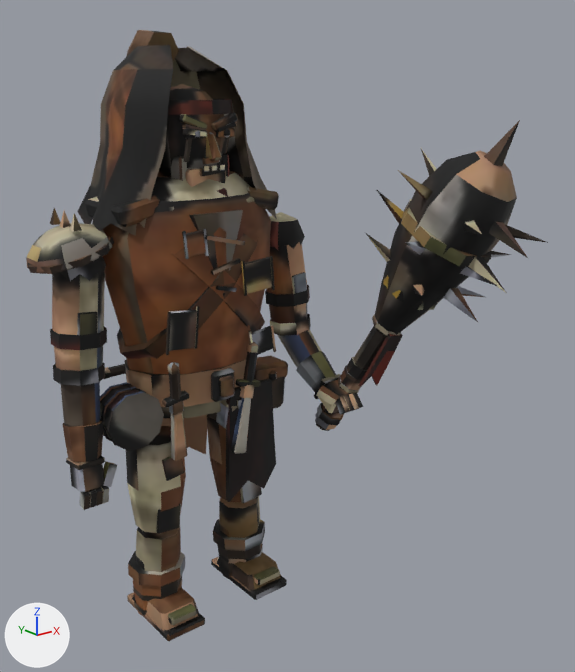
The glTF model public/models/bandit.glb: old version first, new version second.
Both versions are drawn from a camera (50 mm lens) standing at (-1.34, -2.19, 1.77) and looking at (0.22, -0.23, 0.99). Every picture has the same lights, and +X, +Y and +Z are marked at lower left. The first picture is the older version. Where no turn or scale is listed for an object, it has been applied to the vertices. Vertices at exactly the same position are counted once.

The first picture shows 'ArmL', 'ArmR', 'Head', 'LegL', 'LegR', 'Torso', 'Weapon'.
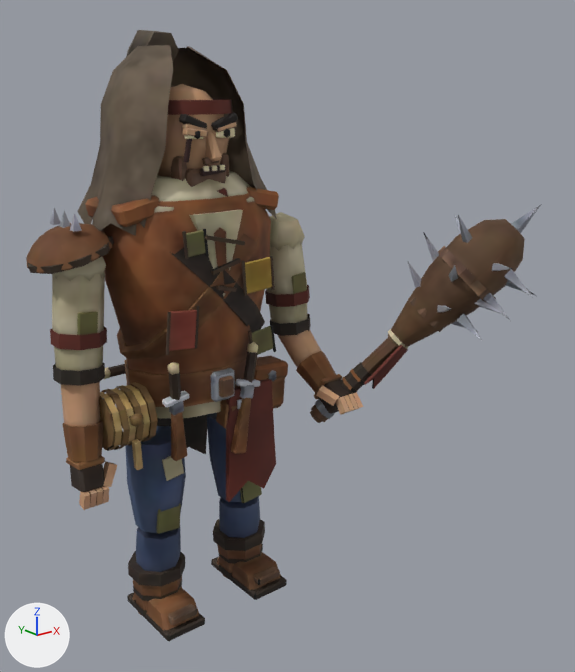
Pixel boxes [x1, y1, x2, y2] of what changed, in the pictures (575 x 672 px):
'Weapon', reshaped (30% shorter)
    before: [315, 120, 548, 431]
    after: [310, 205, 541, 423]
part 1 of me_arml, surface changed
    both: [26, 208, 117, 510]
part 2 of me_armr, surface changed
    both: [265, 219, 363, 415]
part 3 of me_head, surface changed (lighter)
    both: [77, 30, 276, 236]
part 4 of me_legl, surface changed
    both: [126, 426, 205, 641]
part 5 of me_legr, surface changed
    both: [207, 413, 284, 600]
part 6 of me_torso, added (brown)
    after: [99, 397, 116, 450]
part 7 of me_torso, added
    after: [129, 387, 158, 438]
part 8 of me_torso, added
    after: [129, 413, 144, 427]
part 9 of me_torso, added
    after: [100, 392, 122, 451]
part 10 of me_torso, added (brown)
    after: [100, 389, 130, 450]
part 11 of me_torso, added
    after: [106, 388, 136, 446]
part 12 of me_torso, added
    after: [110, 385, 144, 446]
part 13 of me_torso, added
    after: [116, 385, 150, 441]
part 14 of me_torso, added (brown)
    after: [124, 382, 158, 442]
part 15 of me_torso, deleted
    before: [100, 387, 146, 441]
part 16 of me_torso, built on
    before: [100, 382, 164, 451]
    after: [132, 439, 143, 470]
part 17 of me_torso, surface changed
    both: [85, 171, 288, 502]

The change, as a list of edits to the scene's bpy script:
```text
Change me_arml:
    where me_arml.from_pydata(...)  # 313 vertices, 526 faces; spans x -0.151..0.103, y -0.128..0.128, z -0.716..0.185
    me_arml part 1: 502 kept faces spanning x -0.151..0.103, y -0.128..0.128, z -0.716..0.185 get new texture (UV) coordinates
Change me_armr:
    where me_armr.from_pydata(...)  # 234 vertices, 388 faces; spans x -0.085..0.111, y -0.333..0.085, z -0.581..0.105
    me_armr part 2: 370 kept faces spanning x -0.085..0.111, y -0.333..0.085, z -0.581..0.08 get new texture (UV) coordinates
Change me_head:
    where me_head.from_pydata(...)  # 787 vertices, 1372 faces; spans x -0.343..0.343, y -0.177..0.355, z -0.358..0.323
    me_head part 3: 1343 kept faces spanning x -0.343..0.343, y -0.177..0.355, z -0.358..0.323 get new texture (UV) coordinates
Change me_legl:
    where me_legl.from_pydata(...)  # 240 vertices, 412 faces; spans x -0.109..0.088, y -0.195..0.095, z -0.692..-0.013
    me_legl part 4: 412 kept faces spanning x -0.109..0.088, y -0.195..0.095, z -0.692..-0.013 get new texture (UV) coordinates
Change me_legr:
    where me_legr.from_pydata(...)  # 240 vertices, 412 faces; spans x -0.088..0.109, y -0.195..0.095, z -0.692..-0.013
    me_legr part 5: 412 kept faces spanning x -0.088..0.109, y -0.195..0.095, z -0.692..-0.013 get new texture (UV) coordinates
Change me_torso:
    remove me_torso.from_pydata(...)  # 1128 vertices, 2028 faces; spans x -0.376..0.331, y -0.226..0.25, z -0.65..0.46
    add me_torso.from_pydata(...)  # 1228 vertices, 2108 faces; spans x -0.371..0.331, y -0.226..0.25, z -0.65..0.46
    me_torso part 6: a new loose piece, a 10-sided cylinder along x spanning x -0.3711..-0.363, y -0.1379..0.0381, z -0.3538..-0.1863, in mat_atlas (picture img_bandit_atlas)
    me_torso part 7: a new loose piece, a 10-sided cylinder along x spanning x -0.2271..-0.219, y -0.1379..0.0381, z -0.3538..-0.1863, in mat_atlas (picture img_bandit_atlas)
    me_torso part 8: a new loose piece, a UV sphere (5 segments, 3 rings, poles along z) spanning x -0.313..-0.272, y -0.167..-0.124, z -0.272..-0.228, in mat_atlas (picture img_bandit_atlas)
    me_torso part 9: a new loose piece of 20 vertices spanning x -0.366..-0.344, y -0.142..0.042, z -0.357..-0.183, in mat_atlas (picture img_bandit_atlas)
    me_torso part 10: a new loose piece of 20 vertices spanning x -0.342..-0.32, y -0.146..0.046, z -0.361..-0.179, in mat_atlas (picture img_bandit_atlas)
    me_torso part 11: a new loose piece of 20 vertices spanning x -0.318..-0.296, y -0.142..0.042, z -0.357..-0.183, in mat_atlas (picture img_bandit_atlas)
    me_torso part 12: a new loose piece of 20 vertices spanning x -0.294..-0.272, y -0.146..0.046, z -0.361..-0.179, in mat_atlas (picture img_bandit_atlas)
    me_torso part 13: a new loose piece of 20 vertices spanning x -0.27..-0.248, y -0.142..0.042, z -0.357..-0.182, in mat_atlas (picture img_bandit_atlas)
    me_torso part 14: a new loose piece of 20 vertices spanning x -0.246..-0.224, y -0.146..0.046, z -0.361..-0.179, in mat_atlas (picture img_bandit_atlas)
    me_torso part 15: the loose piece of 20 vertices spanning x -0.376..-0.184, y -0.066..-0.054, z -0.361..-0.179 is deleted
    me_torso part 16: 60 vertices removed from x -0.376..-0.184, y -0.116..-0.004, z -0.361..-0.179; 8 vertices added at x -0.31..-0.28, y -0.152..-0.118, z -0.422..-0.318
    me_torso part 17: 1867 kept faces spanning x -0.305..0.331, y -0.226..0.25, z -0.65..0.46 get new texture (UV) coordinates
Change me_weapon:
    remove me_weapon.from_pydata(...)  # 348 vertices, 564 faces; spans x -0.15..0.386, y -0.634..0.12, z -0.181..0.933
    add me_weapon.from_pydata(...)  # 348 vertices, 564 faces; spans x -0.109..0.55, y -0.494..0.094, z -0.133..0.652
    me_weapon part 18: the whole mesh is multiplied about the mesh origin by the matrix ((0.734, -0.159, 0.307), (0.156, 0.792, -0.014), (-0.279, 0.042, 0.771))
```
